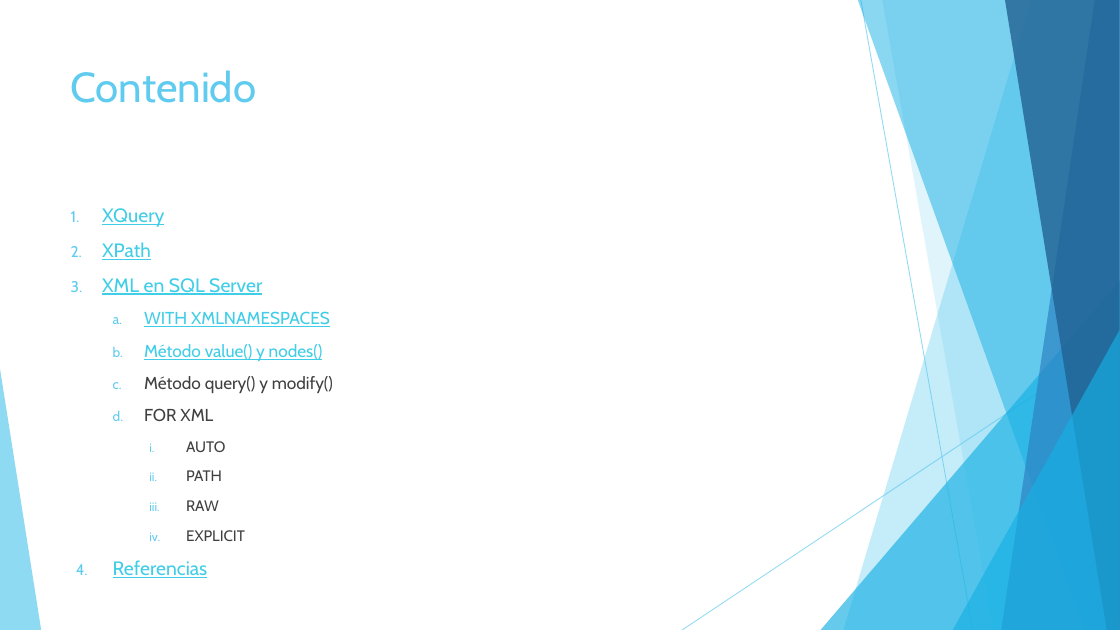
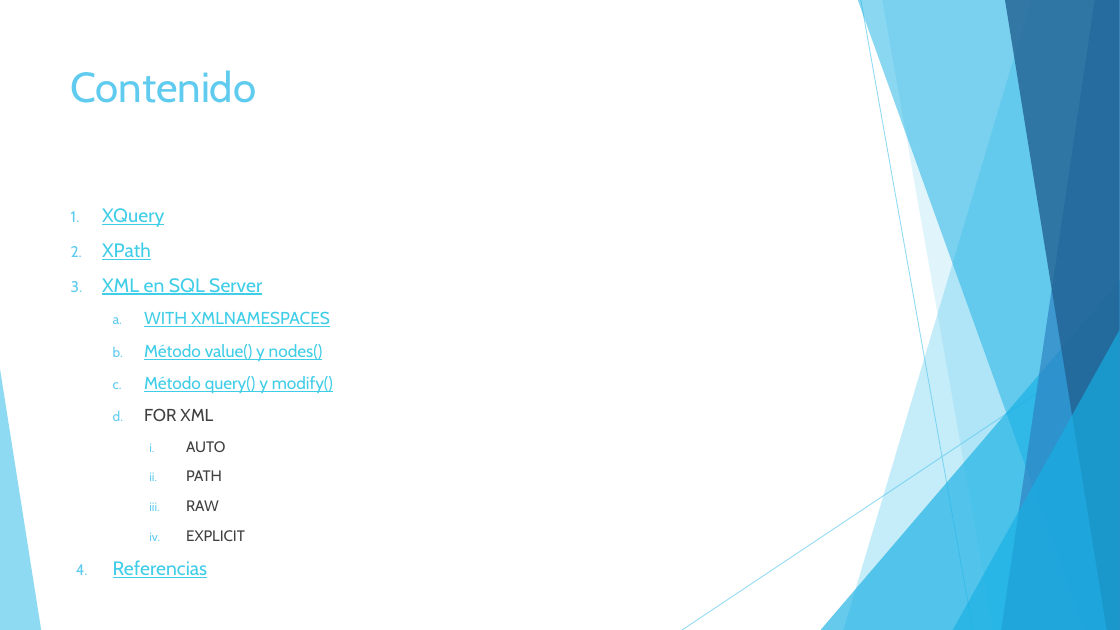
Before and after one commit to l2andy/KnockoutExample, a slide deck: slide 2 of Ponencias/Manejo de XML con SQL Server.pptx. Drawn at 1120x630 pixels with LibreOffice and Linux fonts; fonts in the diff are those of the drawing. Boxes give left, top, right and bottom in pixels: in the first picture for what was removed or moved away, otherwise in the second. Text is boxed around its words. In the diff, an @@ line names an element or a change of style, - is before the commit and + after.

Commit message:
Se agrega archivo xml_query

```diff
--- a/Ponencias/Manejo de XML con SQL Server.pptx
+++ b/Ponencias/Manejo de XML con SQL Server.pptx
@@ text at (144, 376, 333, 393): text colour #404040 to #3FCDE7, underline on in "Método query() y modify()" @@
```
Also in this commit, not shown: 1 other slide changed, 10 slides added, 1 slide removed, 1 other file.
